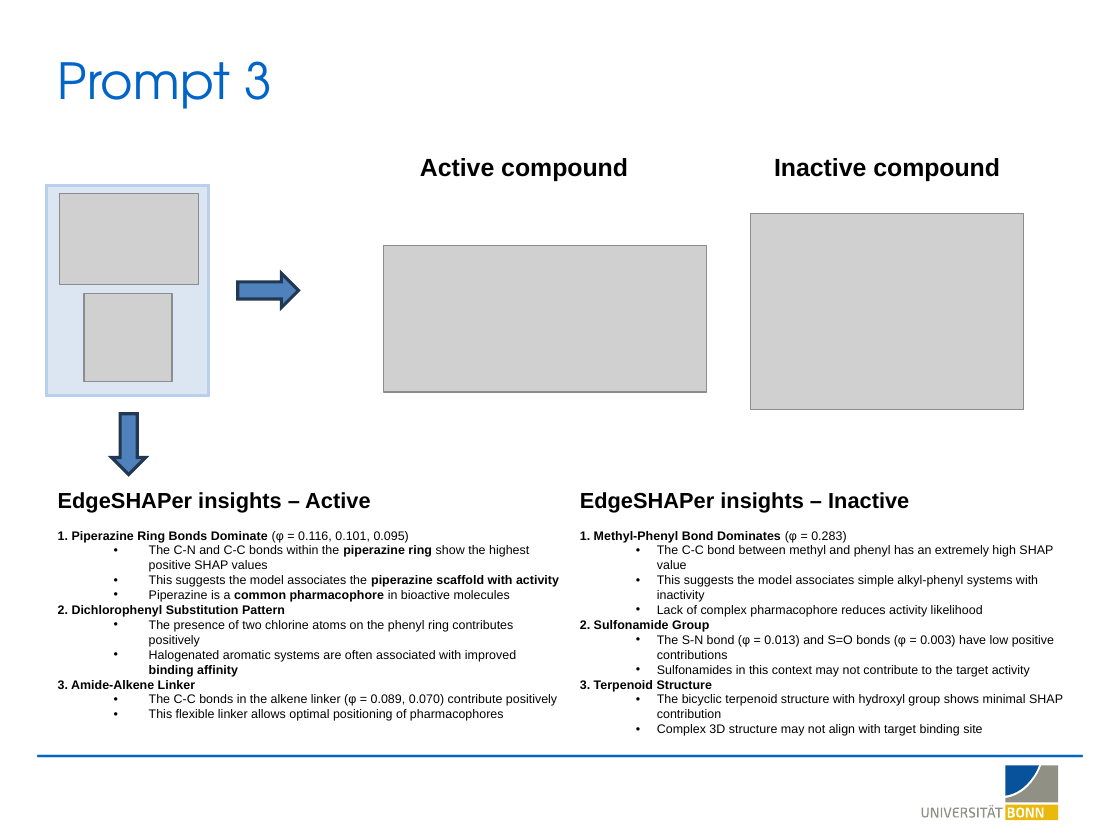
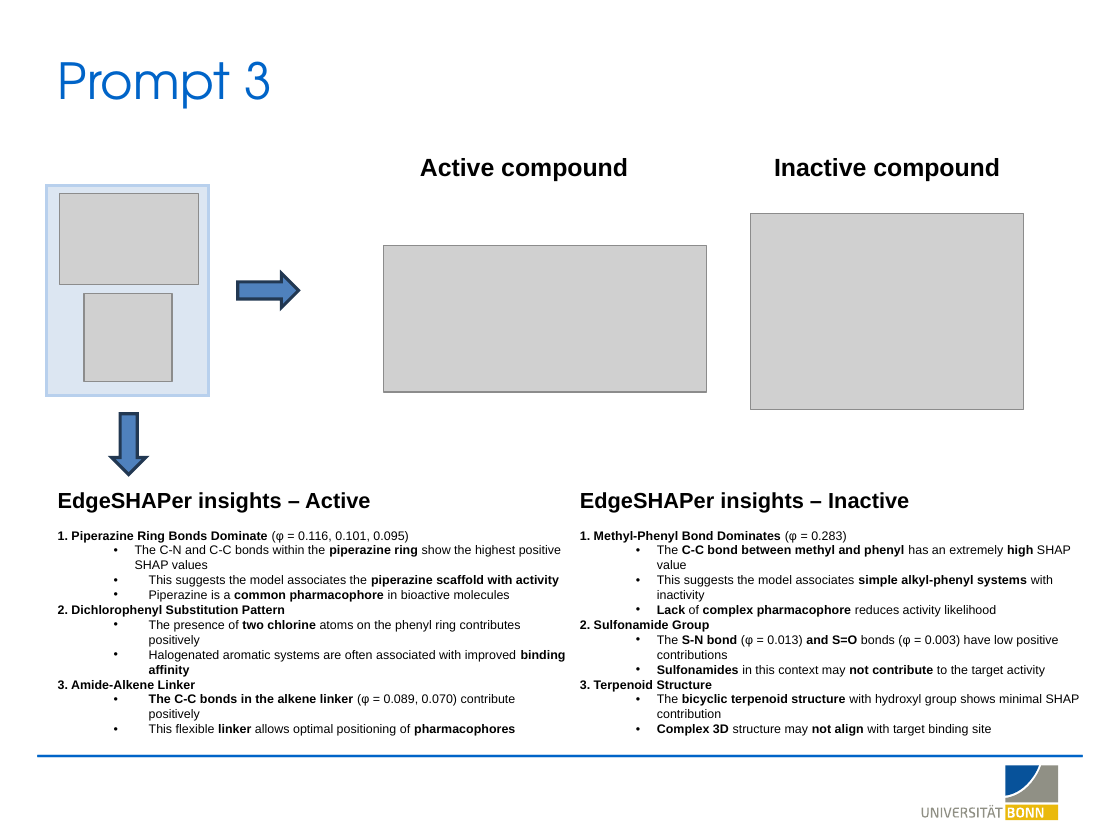
Before and after one commit to LSI-Uni-Bonn/ChemicHAL, a slide deck: slide 13 of slides/AI_Agent_Explainability.pptx. Drawn at 1120x840 pixels with LibreOffice and Linux fonts; fonts in the diff are those of the drawing; grey boxes stand for pictures; background and template pictures are left out. Boxes give left, top, right and bottom in pixels: in the first picture for what was removed or moved away, otherwise in the second. Text is boxed around its words. In the diff, an @@ line names an element or a change of style, - is before the commit and + after.

```diff
--- a/slides/AI_Agent_Explainability.pptx
+++ b/slides/AI_Agent_Explainability.pptx
@@ text at (135, 545, 561, 736): bold on in "two chlorine", "The C-C bonds in the alkene linker", "linker pharmacophores"; indent changed @@
@@ text at (657, 545, 1080, 736): bold on in "C-C bond between methyl and phenyl high", "simple alkyl-phenyl systems", "Lack complex pharmacophore", "S-N bond and S=O" and 3 more places @@
```
Also in this commit, not shown: 9 other slides changed, 4 other files.
